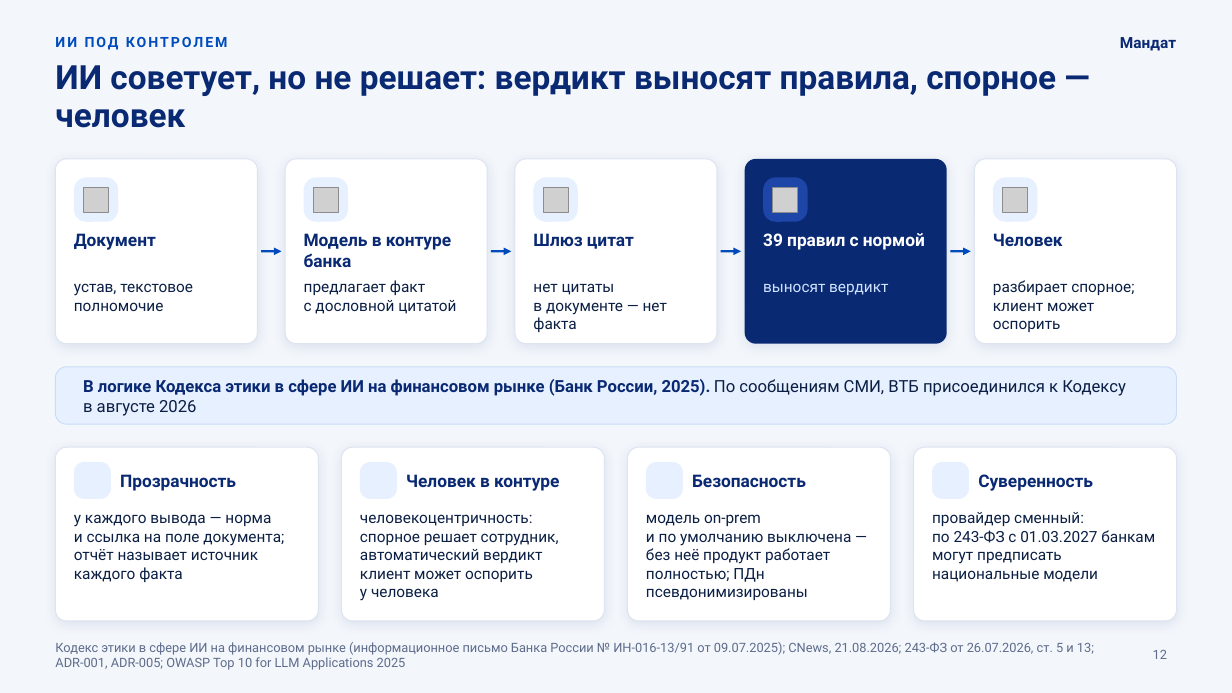
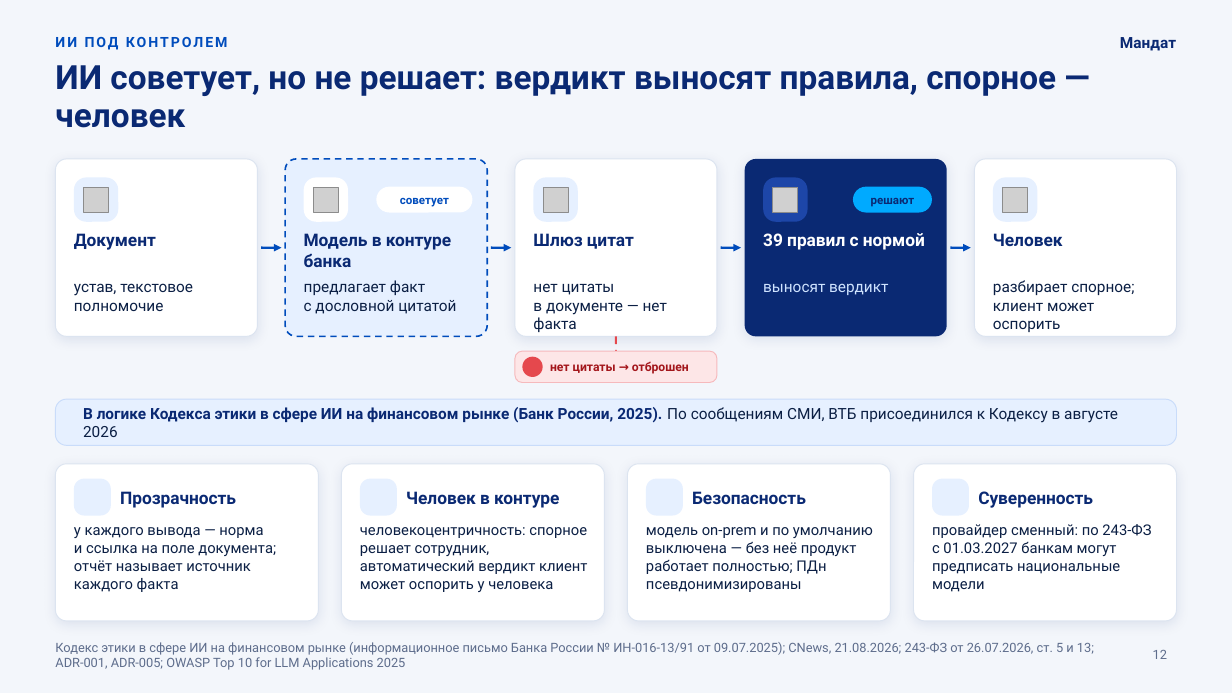
Before and after one commit to KonkovDV/Mandat, a slide deck: slide 12 of submission/slides/Mandat_VTB.pptx. Drawn at 1232x693 pixels with LibreOffice and Linux fonts; fonts in the diff are those of the drawing; grey boxes stand for pictures; background and template pictures are left out. Boxes give left, top, right and bottom in pixels: in the first picture for what was removed or moved away, otherwise in the second. Text is boxed around its words. In the diff, an @@ line names an element or a change of style, - is before the commit and + after.

```diff
--- a/submission/slides/Mandat_VTB.pptx
+++ b/submission/slides/Mandat_VTB.pptx
@@ rounded rectangle resized from (x1=55, y1=159, x2=258, y2=344) to (x1=55, y1=159, x2=258, y2=336) @@
@@ rounded rectangle resized from (x1=286, y1=159, x2=488, y2=344) to (x1=286, y1=159, x2=488, y2=336) @@
@@ rounded rectangle at (x1=286, y1=159, x2=488, y2=336): fill #FFFFFF to #E6F0FF; outline #DCE4F0 0.75 pt to #004CBC 1.25 pt dashed; shadow off; proportions changed @@
@@ rounded rectangle at (x1=304, y1=177, x2=348, y2=222): fill #E6F0FF to #FFFFFF @@
@@ rounded rectangle resized from (x1=515, y1=159, x2=717, y2=344) to (x1=515, y1=159, x2=717, y2=336) @@
@@ rounded rectangle resized from (x1=745, y1=159, x2=947, y2=344) to (x1=745, y1=159, x2=947, y2=336) @@
@@ rounded rectangle resized from (x1=975, y1=159, x2=1177, y2=344) to (x1=975, y1=159, x2=1177, y2=336) @@
@@ rounded rectangle added at (x1=376, y1=187, x2=472, y2=213), fill #FFFFFF @@
@@ text added at (x1=400, y1=198, x2=449, y2=207), 9 pt, text #004CBC, bold @@
+советует
@@ rounded rectangle added at (x1=853, y1=187, x2=932, y2=213), fill #00AAFF @@
@@ text added at (x1=871, y1=198, x2=915, y2=207), 9 pt, text #0A2973, bold @@
+решают
@@ 4 arrows moved together from (x1=262, y1=251, x2=971, y2=251) to (x1=262, y1=248, x2=971, y2=248) @@
@@ rounded rectangle added at (x1=515, y1=351, x2=717, y2=383), fill #FDE6E7, outline #F6B9BC 0.75 pt @@
@@ ellipse added at (x1=522, y1=357, x2=543, y2=377), fill #E5484D @@
@@ line added from (616, 336) to (616, 351), #E5484D 1.5 pt dashed @@
@@ text added at (x1=550, y1=362, x2=689, y2=374), 9.5 pt, text #A3161B, bold @@
+нет цитаты → отброшен
@@ proportions changed in 9 elements at (x1=55, y1=159, x2=258, y2=336), (x1=515, y1=159, x2=717, y2=336), (x1=745, y1=159, x2=947, y2=336), (x1=975, y1=159, x2=1177, y2=336), (x1=628, y1=464, x2=891, y2=621), (x1=55, y1=464, x2=319, y2=621), (x1=342, y1=464, x2=605, y2=621), (x1=914, y1=464, x2=1177, y2=621), (x1=55, y1=399, x2=1177, y2=445) @@
@@ rounded rectangle resized from (x1=55, y1=367, x2=1177, y2=424) to (x1=55, y1=399, x2=1177, y2=445) @@
@@ text "В логике Кодекса этики в ..." moved from (x1=83, y1=379, x2=1126, y2=416) to (x1=83, y1=407, x2=1118, y2=437) @@
@@ text "В логике Кодекса этики в ..." at (x1=83, y1=407, x2=1118, y2=437): size 13 to 12 pt @@
@@ rounded rectangle resized from (x1=55, y1=447, x2=319, y2=621) to (x1=55, y1=464, x2=319, y2=621) @@
@@ rounded rectangle resized from (x1=342, y1=447, x2=605, y2=621) to (x1=342, y1=464, x2=605, y2=621) @@
@@ rounded rectangle resized from (x1=628, y1=447, x2=891, y2=621) to (x1=628, y1=464, x2=891, y2=621) @@
@@ rounded rectangle resized from (x1=914, y1=447, x2=1177, y2=621) to (x1=914, y1=464, x2=1177, y2=621) @@
@@ 4 texts, 4 rounded rectangles moved together from (x1=74, y1=462, x2=1093, y2=499) to (x1=74, y1=479, x2=1093, y2=516) @@
@@ text "у каждого вывода — норма ..." moved from (x1=74, y1=514, x2=284, y2=582) to (x1=74, y1=527, x2=276, y2=592) @@
@@ text "человекоцентричность: спорное решает сотрудник, автоматическ ..." moved from (x1=360, y1=514, x2=559, y2=601) to (x1=360, y1=527, x2=587, y2=592) @@
@@ text "модель on-prem и по умолчанию ..." moved from (x1=646, y1=514, x2=851, y2=600) to (x1=646, y1=527, x2=873, y2=592) @@
@@ size 12 to 11.5 pt in 4 elements at (x1=74, y1=527, x2=276, y2=592), (x1=360, y1=527, x2=587, y2=592), (x1=646, y1=527, x2=873, y2=592), (x1=932, y1=524, x2=1151, y2=592) @@
@@ text "провайдер сменный: по 243‑ФЗ с ..." moved from (x1=932, y1=512, x2=1155, y2=582) to (x1=932, y1=524, x2=1151, y2=592) @@
```
Also in this commit, not shown: 4 other slides changed, 2 other files.
